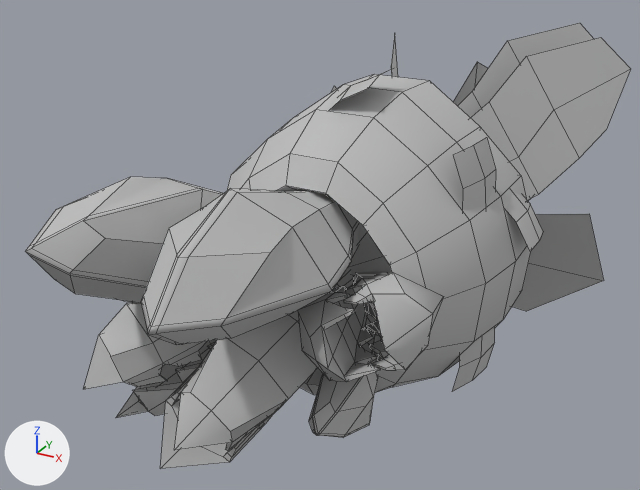
The OBJ model Assets/walking_sim_3dassets/crowsnest_model/crowsnest.obj, before and after one commit.
Camera for both pictures: a 50 mm camera at (242.0, -541.0, 372.0) aimed at (-40.0, -27.0, 115.0). Arrows for +X, +Y and +Z are at lower left; the lights stay in place. Mesh edges are drawn as thin lines. Where no turn or scale is listed for an object, it has been applied to the vertices.

The scene before the commit, as lines of its bpy script (objects in view):
```python
me_crowsnest = bpy.data.meshes.new('crowsnest')
me_crowsnest.from_pydata(...)  # 1055 vertices, 966 faces; spans x -130.0..134.0, y -262.0..265.0, z 10.0..252.0
me_crowsnest.materials.append(mat_initialshadinggroup)  # grey #bcbcbc
ob_crowsnest = bpy.data.objects.new('crowsnest', me_crowsnest)
ob_crowsnest.location = (0.0, 0.0, 0.0)
```
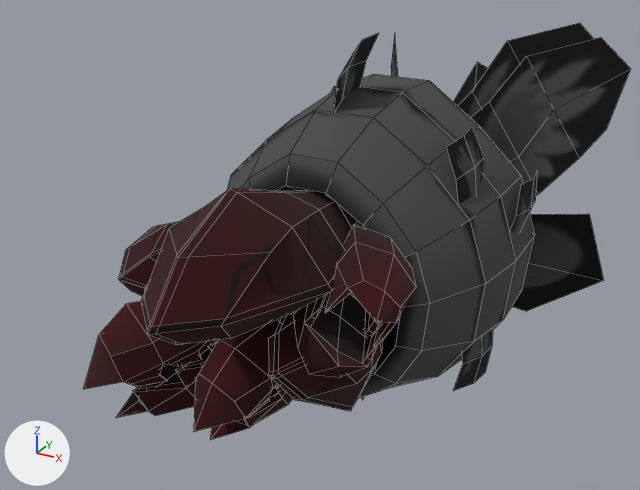
What differs and where, as boxes [x1, y1, x2, y2] in the pictures (640 x 490 px; the box of a moved part takes in the faces that stretch with it):
'crowsnest', reshaped (10% narrower, 6% shorter)
    before: [25, 23, 631, 469]
    after: [84, 23, 631, 440]
part 1 of me_crowsnest, moved or reshaped
    before: [298, 271, 444, 382]
    after: [293, 225, 416, 377]
part 2 of me_crowsnest, moved or reshaped
    before: [160, 269, 353, 469]
    after: [194, 318, 293, 440]
part 3 of me_crowsnest, moved or reshaped
    before: [309, 328, 378, 438]
    after: [268, 312, 383, 411]
part 4 of me_crowsnest, moved or reshaped
    before: [453, 137, 496, 210]
    after: [447, 127, 484, 204]
part 5 of me_crowsnest, moved or reshaped
    before: [331, 69, 392, 108]
    after: [334, 33, 379, 111]
part 6 of me_crowsnest, moved or reshaped
    before: [452, 328, 495, 392]
    after: [453, 330, 493, 391]
part 7 of me_crowsnest, moved or reshaped
    before: [25, 177, 223, 304]
    after: [118, 222, 178, 296]
part 8 of me_crowsnest, moved or reshaped
    before: [506, 192, 543, 251]
    after: [510, 170, 538, 232]
part 9 of me_crowsnest, recoloured (grey to brown)
    both: [84, 188, 359, 418]
part 10 of me_crowsnest, recoloured (grey to black)
    both: [227, 23, 631, 393]

Diff of the bpy script that builds the scene:
```diff
--- a/Assets/walking_sim_3dassets/crowsnest_model/crowsnest.obj.py
+++ b/Assets/walking_sim_3dassets/crowsnest_model/crowsnest.obj.py
@@ mat_blinn1sg @@
+mat_blinn1sg = principled_material('blinn1SG')
+mat_blinn1sg.texture = img_crowsnest_uv_png
+mat_blinn1sg.roughness = 1.0
@@ mat_lambert2sg @@
+mat_lambert2sg = bpy.data.materials.new('lambert2SG')
+# uses the picture img_crowsnest_uv_png
+# uses the picture img_crowsnest_uv_png__bm_1
@@ me_crowsnest @@
-me_crowsnest.from_pydata(...)  # 1055 vertices, 966 faces; spans x -130.0..134.0, y -262.0..265.0, z 10.0..252.0
+me_crowsnest.from_pydata(...)  # 1055 vertices, 966 faces; spans x -147.0..134.0, y -262.0..265.0, z 0.0..271.0
+# me_crowsnest part 1: the loose piece of 166 vertices spanning x 4.0..96.0, y -201.0..-57.0, z 93.0..164.0 is multiplied about its middle by the matrix ((-0.518, -0.615, 0.469), (-0.708, 0.605, 0.013), (-0.313, -0.349, -0.804)), then moved by (-9.0, -16.0, 20.0), in mat_blinn1sg (picture img_crowsnest_uv_png)
+# me_crowsnest part 2: the loose piece of 166 vertices spanning x -65.0..27.0, y -223.0..-49.0, z 27.0..134.0 is multiplied about its middle by the matrix ((-0.611, 0.219, 0.417), (0.469, 0.345, 0.505), (-0.043, 0.654, -0.406)), then moved by (1.0, 3.0, 10.0), in mat_blinn1sg (picture img_crowsnest_uv_png)
+# me_crowsnest part 3: the loose piece of 82 vertices spanning x 18.0..58.0, y -180.0..-86.0, z 59.0..100.0 is multiplied about its middle by the matrix ((0.487, 0.121, -1.509), (0.231, 1.56, 0.2), (1.496, -0.28, 0.461)), then moved by (-9.0, 0.0, 29.0), in mat_blinn1sg (picture img_crowsnest_uv_png)
+# me_crowsnest part 4: the loose piece of 9 vertices spanning x 71.0..87.0, y -70.0..-28.0, z 172.0..214.0 is multiplied about its middle by the matrix ((0.901, -0.387, 0.195), (0.185, -0.065, -0.981), (0.392, 0.92, 0.013)), then moved by (-6.0, 0.0, 6.0), in mat_lambert2sg
+# me_crowsnest part 5: the loose piece of 9 vertices spanning x -22.0..15.0, y -68.0..-25.0, z 221.0..249.0 is multiplied about its middle by the matrix ((0.495, -0.253, -0.831), (0.866, 0.063, 0.497), (-0.073, -0.965, 0.25)), then moved by (1.0, -4.0, 14.0), in mat_lambert2sg
+# me_crowsnest part 6: the loose piece of 9 vertices spanning x 82.0..95.0, y -72.0..-30.0, z 54.0..96.0 is multiplied about its middle by the matrix ((0.944, -0.201, -0.262), (-0.227, 0.181, -0.957), (0.24, 0.963, 0.125)), in mat_lambert2sg
+# me_crowsnest part 7: the loose piece of 82 vertices spanning x -110.0..-1.0, y -246.0..-67.0, z 116.0..209.0 is multiplied about its middle by the matrix ((0.617, -0.097, -0.013), (0.095, 0.614, -0.071), (0.024, 0.068, 0.621)), then moved by (-3.0, 16.0, -15.0), in mat_blinn1sg (picture img_crowsnest_uv_png)
+# me_crowsnest part 8: the loose piece of 9 vertices spanning x 82.0..111.0, y -27.0..15.0, z 141.0..177.0 is multiplied about its middle by the matrix ((0.795, -0.048, 0.604), (-0.606, -0.081, 0.791), (0.011, -0.996, -0.094)), then moved by (1.0, 0.0, 5.0), in mat_lambert2sg
+# me_crowsnest part 9: 244 faces spanning x -120.0..51.0, y -262.0..-67.0, z 39.0..219.0 switch from mat_initialshadinggroup (grey #bcbcbc) to mat_blinn1sg (picture img_crowsnest_uv_png)
+# me_crowsnest part 10: 206 faces spanning x -124.0..134.0, y -118.0..265.0, z 22.0..252.0 switch from mat_initialshadinggroup (grey #bcbcbc) to mat_lambert2sg
```
